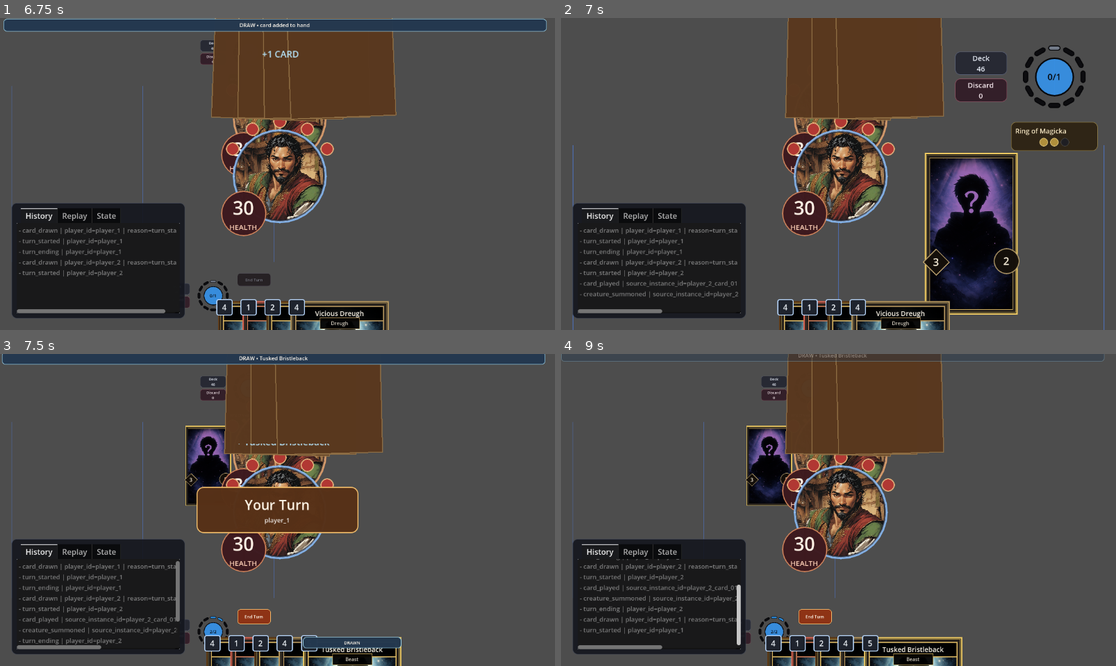
Above: before the commit, frames 1-4 (two rows, left to right).
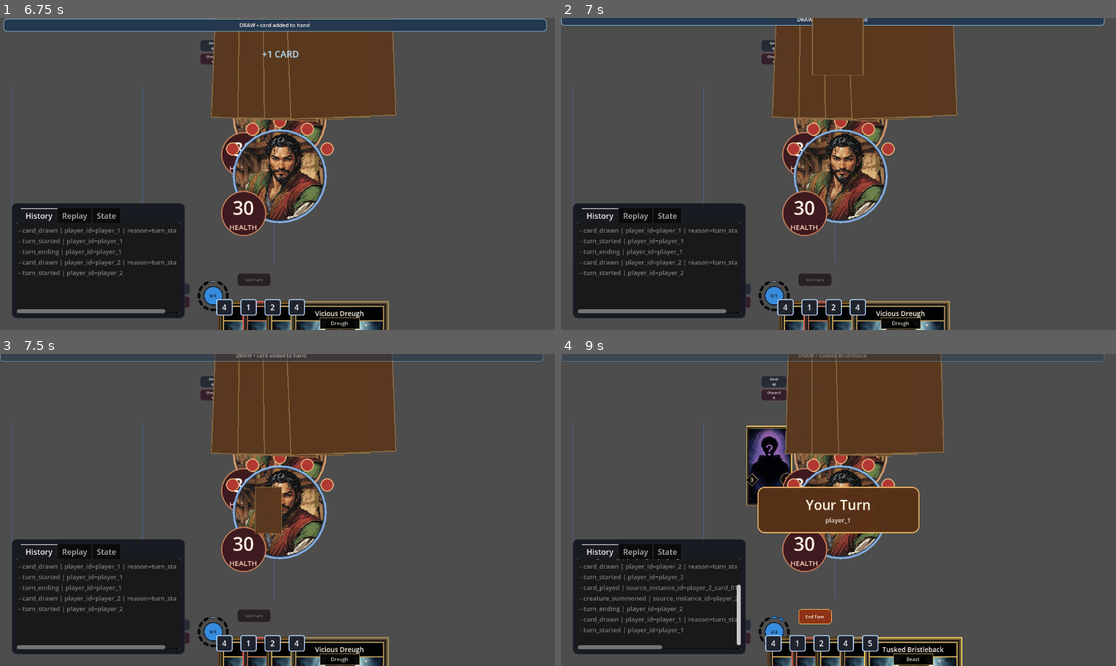
Above: after the commit, the same moments.

Repository: FlinnBurgess/elder-scrolls-legends
Game: Godot game, scene res://scenes/bootstrap/bootstrap.tscn
The game is run twice, just before and just after one commit, with the same random seed, the same clock (stepped at 60 frames per second) and the same inputs.
Inputs (mouse positions are in pixels of both pictures, inside the frame that each line leads up to):
- Up to frame 1 (6.75 s): click "Match" at 0.5 s; click "Band of Survivors (strength, …" at 1.25 s; click "Start Match" at 2 s; click "Continue" at 2.75 s; click "Deck 47" at 3.5 s; click "Discard 0" at 4.25 s; click "End Turn" at 5 s; click "Deck 46" at 5.75 s; click "Deck 46" at 6.5 s
- Up to frame 2 (7 s): no input
- Up to frame 3 (7.5 s): tap Enter at 7.25 s; drag from (277, 453) to (333, 441) at 7.27 s
- Up to frame 4 (9 s): click (771, 466) at 8 s; click "Deck 45" at 8.75 s

Frame 1 is identical in both runs. In frame 2, 18% of the frame differs, in the area x 0-98%, y 0-100%; in frame 3, 12%; in frame 4, 3.9%.

Commit message:
feat: Add face-down card animation when enemy plays creatures to a lane
A card back now visually moves from the enemy hand area down to the
target lane before the creature appears, making AI plays easier to follow.

Co-Authored-By: Claude Opus 4.6 (1M context) <noreply@anthropic.com>

Diff:
--- a/src/ui/match_screen.gd
+++ b/src/ui/match_screen.gd
@@ -623,6 +623,8 @@
 			_animate_enemy_spell_reveal(action, result)
 		elif is_enemy and str(action.get("kind", "")) == MatchActionEnumerator.KIND_SUMMON_CREATURE and _has_summon_target(action):
 			_animate_enemy_creature_summon_reveal(action, result)
+		elif is_enemy and str(action.get("kind", "")) == MatchActionEnumerator.KIND_SUMMON_CREATURE:
+			_animate_enemy_creature_play(action, result)
 		else:
 			_refresh_ui()
 	if _arena_mode:
@@ -2708,6 +2710,61 @@
 					_refresh_ui()
 				)
 				return
+		_dismiss_spell_reveal()
+		_refresh_ui()
+	)
+
+
+func _animate_enemy_creature_play(action: Dictionary, _result: Dictionary) -> void:
+	var source_card: Dictionary = action.get("source_card", {})
+	var params: Dictionary = action.get("parameters", {})
+	var lane_id := str(params.get("lane_id", ""))
+	if source_card.is_empty() or lane_id.is_empty():
+		_refresh_ui()
+		return
+
+	var card_size := _hand_card_display_size()
+	var viewport_size := get_viewport_rect().size
+
+	var card_back := PanelContainer.new()
+	card_back.name = "creature_play_card_back"
+	card_back.custom_minimum_size = card_size
+	card_back.size = card_size
+	_apply_panel_style(card_back, Color(0.35, 0.22, 0.12, 0.98), Color(0.57, 0.44, 0.27, 0.92), 2, 0)
+
+	# Start from the top center (enemy hand area)
+	var start_x := (viewport_size.x - card_size.x) * 0.5
+	var start_y := -(card_size.y * 0.5)
+	card_back.position = Vector2(start_x, start_y)
+
+	_prophecy_card_overlay.add_child(card_back)
+	_spell_reveal_state = {
+		"card_back": card_back,
+		"phase": "animating",
+	}
+
+	# Find the target lane row panel to get the destination position
+	var enemy_player_id := str(action.get("player_id", ""))
+	var row_key := _lane_row_key(lane_id, enemy_player_id)
+	var row_panel: PanelContainer = _lane_row_panels.get(row_key)
+	var end_pos: Vector2
+	if row_panel != null and is_instance_valid(row_panel):
+		var row_center := row_panel.global_position + row_panel.size * 0.5
+		end_pos = Vector2(row_center.x - card_size.x * 0.5, row_center.y - card_size.y * 0.5)
+	else:
+		end_pos = Vector2(start_x, viewport_size.y * 0.25)
+
+	card_back.pivot_offset = Vector2(card_size.x * 0.5, card_size.y * 0.5)
+	var tween := create_tween()
+	# Animate card moving down to the lane
+	tween.tween_property(card_back, "position", end_pos, 0.4).set_ease(Tween.EASE_OUT).set_trans(Tween.TRANS_QUAD)
+	# Scale down as it approaches the lane
+	tween.parallel().tween_property(card_back, "scale", Vector2(0.5, 0.5), 0.4).set_ease(Tween.EASE_OUT).set_trans(Tween.TRANS_QUAD)
+	# Brief pause at destination
+	tween.tween_interval(0.15)
+	# Fade out
+	tween.tween_property(card_back, "modulate:a", 0.0, 0.15)
+	tween.tween_callback(func():
 		_dismiss_spell_reveal()
 		_refresh_ui()
 	)
